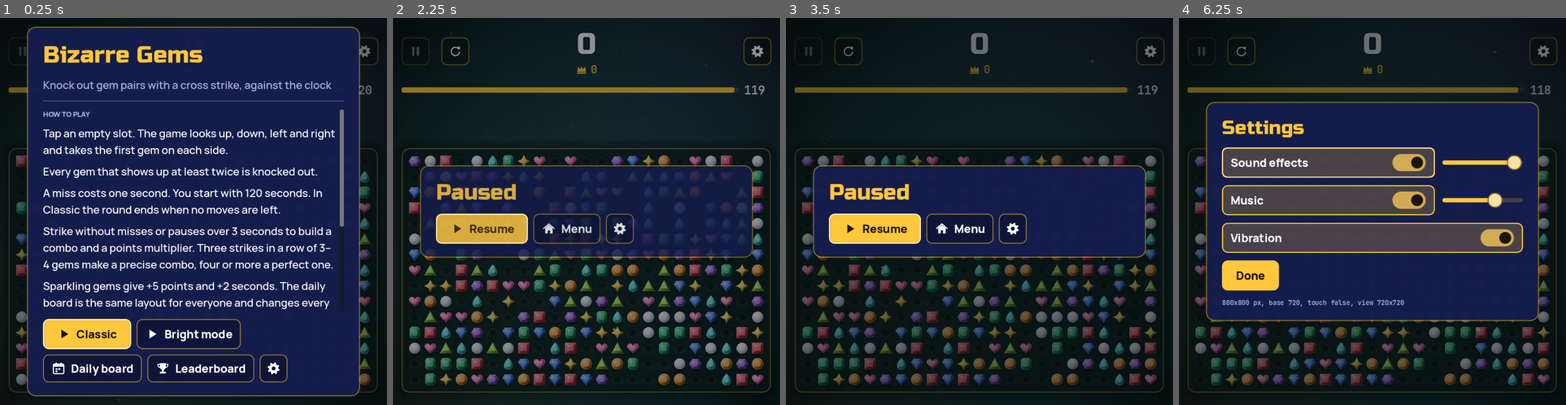
Above: before the commit, frames 1-4 (left to right).
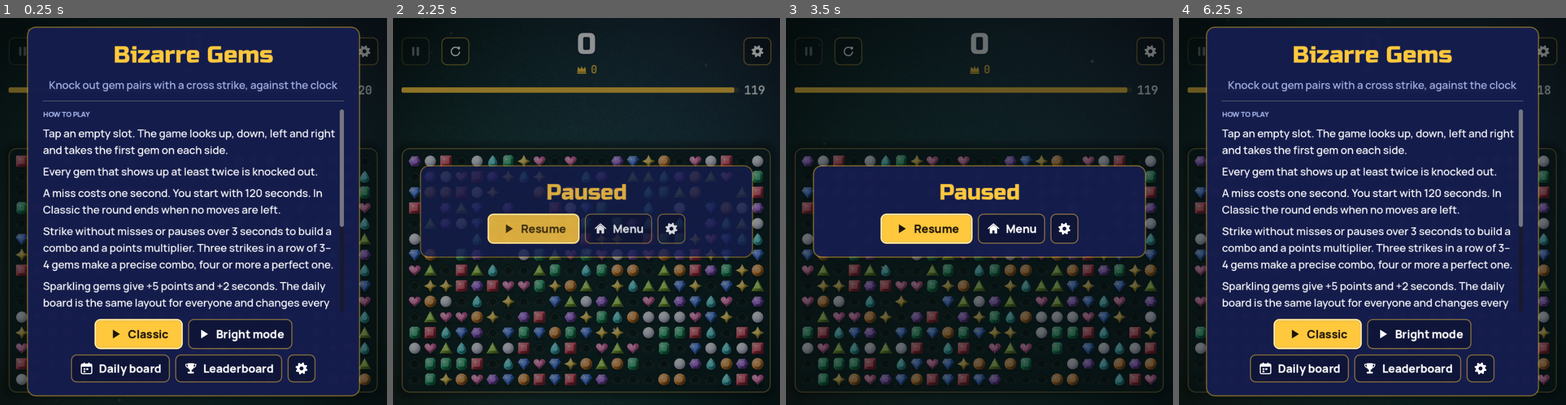
Above: after the commit, the same moments.

Repository: electrocrem/bizarre_gems
Game: Godot game, scene res://scenes/main.tscn
Two runs of this game, one before a commit and one after it. Both use one fixed random seed, a clock stepped at 60 frames per second and the inputs below. Sound files missing from this copy of the repository are replaced by a short silence.
Inputs (mouse positions are in pixels of both pictures, inside the frame that each line leads up to):
- Up to frame 1 (0.25 s): no input
- Up to frame 2 (2.25 s): click "Classic" at 0.5 s; tap Enter at 1.25 s; drag from (586, 269) to (625, 126) at 1.27 s; click (416, 52) at 2.02 s
- Up to frame 3 (3.5 s): click (847, 52) at 2.77 s
- Up to frame 4 (6.25 s): click "Resume" at 3.5 s; click (1542, 52) at 4.25 s; click "Done" at 5 s; click (1407, 226) at 5.77 s

The runs differ from the first frame. In frame 1, 6.8% of the frame differs, in the area x 11-88%, y 7-95%; in frame 2, 3.9%; in frame 3, 4.0%; in frame 4, 55%, in the area x 6-94%, y 2-98%.

Commit message:
Centre panel headings and button rows; wider side margins on phones
Co-Authored-By: Claude Opus 5.5 <noreply@anthropic.com>

Diff:
--- a/scripts/main.gd
+++ b/scripts/main.gd
@@ -867,6 +867,7 @@
 	_build_over()
 	_build_leaders()
 	_build_settings()
+	_center_panel_headings()
 
 	toast = _label("", f_bold, 20, INK)
 	var tsb := _box(BRASS_LIGHT, BRASS_LIGHT, 0, 10, Vector4(18, 10, 18, 10))
@@ -917,6 +918,7 @@
 
 func _row(children: Array) -> HFlowContainer:
 	var r := HFlowContainer.new()
+	r.alignment = FlowContainer.ALIGNMENT_CENTER
 	r.add_theme_constant_override("h_separation", 10)
 	r.add_theme_constant_override("v_separation", 10)
 	for c in children:
@@ -1120,6 +1122,12 @@
 	return null
 
 
+func _center_panel_headings() -> void:
+	for l in [ui.menu_title, ui.menu_tag, ui.pause_title, ui.over_title, ui.over_score, ui.over_best, ui.over_line,
+			ui.leaders_title, ui.settings_title]:
+		l.horizontal_alignment = HORIZONTAL_ALIGNMENT_CENTER
+
+
 func _apply_texts() -> void:
 	title_label.text = L.t("title")
 	time_caption.text = L.t("time")
@@ -1318,7 +1326,7 @@
 	margin.add_theme_constant_override("margin_bottom", m + int(inset.size.y))
 	hud.add_theme_constant_override("separation", 10 if compact else 22)
 	combo_box.custom_minimum_size.x = 64 if compact else 96
-	var w := clampf(s.x - (16 if compact else 40), 280, 620)
+	var w := clampf(s.x - (24 if compact else 40), 260, 620)
 	for p in [menu_panel, pause_panel, over_panel, leaders_panel, settings_panel]:
 		p.custom_minimum_size.x = w
 		p.add_theme_stylebox_override("panel", panel_style_compact if compact else panel_style)
